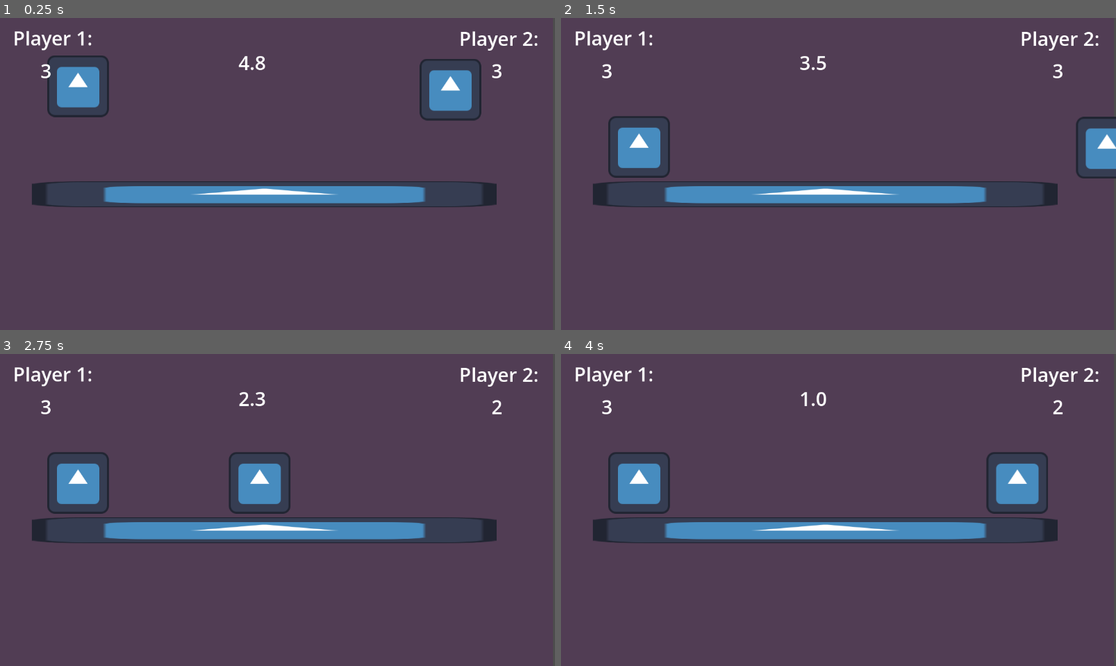
Above: before the commit, frames 1-4 (two rows, left to right).
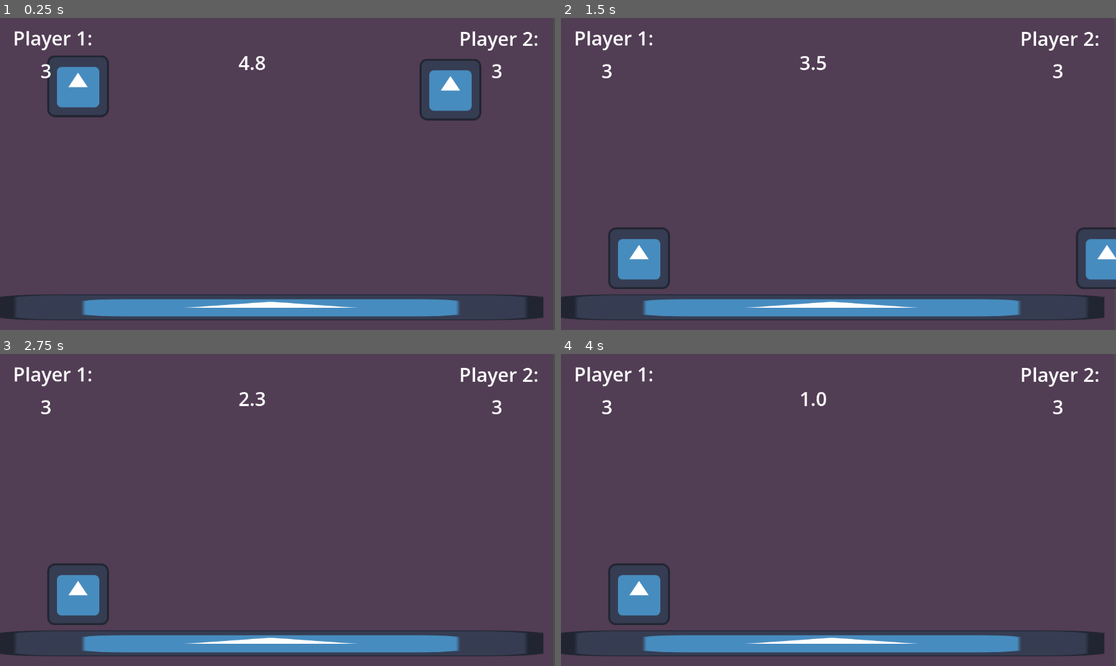
Above: after the commit, the same moments.

Repository: Battlica/game-jam-plus
Game: Godot game, scene res://main.tscn
Two runs of this game, one before a commit and one after it. Both use one fixed random seed, a clock stepped at 60 frames per second and the inputs below. The engine's default icon, where the game draws it, is replaced by a stand-in: a white triangle on a blue panel in a dark square.
Inputs:
- Up to frame 1 (0.25 s): no input
- Up to frame 2 (1.5 s): tap Enter at 1.25 s
- Up to frame 3 (2.75 s): tap Space at 2 s
- Up to frame 4 (4 s): tap Enter at 2.75 s

The runs differ from the first frame. In frame 1, 15% of the frame differs, in the area x 0-98%, y 52-97%; in frame 2, 22%, in the area x 0-100%, y 31-97%; in frame 3, 21%; in frame 4, 21%.

Commit message:
Warning flashes randomly

Diff:
--- a/lightning_spawner.gd
+++ b/lightning_spawner.gd
@@ -18,6 +18,11 @@
 	$WarningTimer.start()
 	$WarningLabel.text = "!"
 
+	# Place the exclamation mark at any random point on the platform
+	var x_position = randf_range(min_x, max_x)
+	$WarningLabel.position = Vector2(x_position, 500)
+
+
 
 func _on_warning_timer_timeout() -> void:
 	$WarningLabel.text = ""
--- a/main.tscn
+++ b/main.tscn
@@ -3,7 +3,6 @@
 [ext_resource type="Script" uid="uid://bwxfq0oj10iv" path="res://main.gd" id="1_1bvp3"]
 [ext_resource type="PackedScene" uid="uid://dptutr31ni4pq" path="res://player.tscn" id="1_ig7tw"]
 [ext_resource type="PackedScene" uid="uid://bsf7jr5tqj82e" path="res://main_platform.tscn" id="2_0xm2m"]
-[ext_resource type="PackedScene" uid="uid://cqp0ydoauotnx" path="res://death_zone.tscn" id="3_h2yge"]
 [ext_resource type="PackedScene" uid="uid://d1mlgeogdlgtf" path="res://hud.tscn" id="5_lquwl"]
 [ext_resource type="PackedScene" uid="uid://cpx81m6i88qka" path="res://win_menu.tscn" id="6_7mycd"]
 [ext_resource type="PackedScene" uid="uid://3ucefucs1tnv" path="res://lightning_spawner.tscn" id="7_272bh"]
@@ -24,20 +23,18 @@
 player_id = 2
 
 [node name="MainPlatform" parent="." unique_id=192484755 instance=ExtResource("2_0xm2m")]
-
-[node name="DeathZone" parent="." unique_id=1598961011 instance=ExtResource("3_h2yge")]
-position = Vector2(-14, 59)
+position = Vector2(-7, 11)
 
 [node name="HUD" parent="." unique_id=310700559 instance=ExtResource("5_lquwl")]
 
 [node name="WinMenu" parent="." unique_id=2002102645 instance=ExtResource("6_7mycd")]
 
 [node name="LightningSpawner" parent="." unique_id=1123771010 instance=ExtResource("7_272bh")]
+min_x = 1152.0
 
 [node name="GameTimer" type="Timer" parent="." unique_id=599295829]
 wait_time = 5.0
 one_shot = true
 autostart = true
 
-[connection signal="body_entered" from="DeathZone" to="." method="_on_death_zone_body_entered"]
 [connection signal="timeout" from="GameTimer" to="." method="_on_game_timer_timeout"]
--- a/main_platform.tscn
+++ b/main_platform.tscn
@@ -4,16 +4,17 @@
 [ext_resource type="Texture2D" uid="uid://v5cu1276vqab" path="res://icon.svg" id="1_7tx0a"]
 
 [sub_resource type="RectangleShape2D" id="RectangleShape2D_2uj4b"]
-size = Vector2(972, 73)
+size = Vector2(1138, 73)
 
 [node name="MainPlatform" type="StaticBody2D" unique_id=1519236965]
+position = Vector2(6, 11)
 script = ExtResource("1_2uj4b")
 
 [node name="Sprite2D" type="Sprite2D" parent="." unique_id=1884843800]
-position = Vector2(549, 366)
-scale = Vector2(7.539062, 0.421875)
+position = Vector2(569, 590)
+scale = Vector2(8.839844, 0.421875)
 texture = ExtResource("1_7tx0a")
 
 [node name="CollisionShape2D" type="CollisionShape2D" parent="." unique_id=1416701201]
-position = Vector2(546, 364.5)
+position = Vector2(574, 585)
 shape = SubResource("RectangleShape2D_2uj4b")
